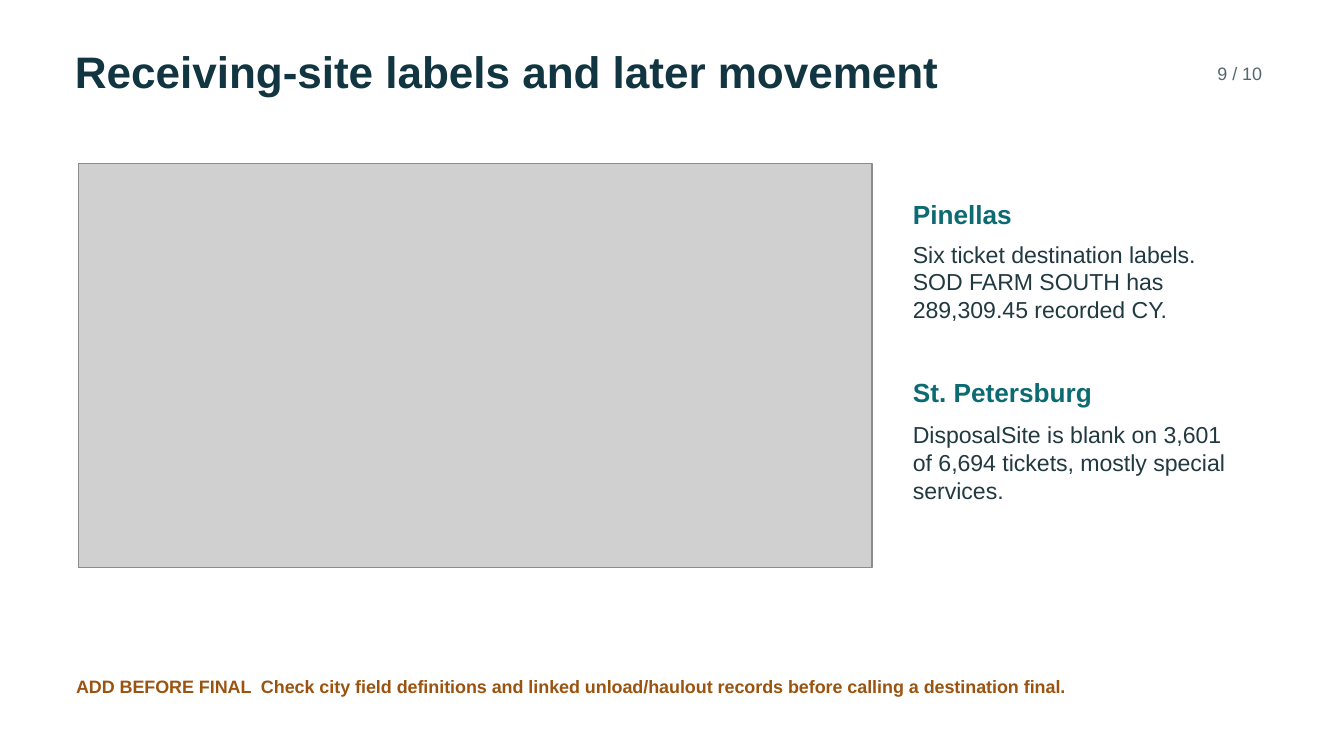
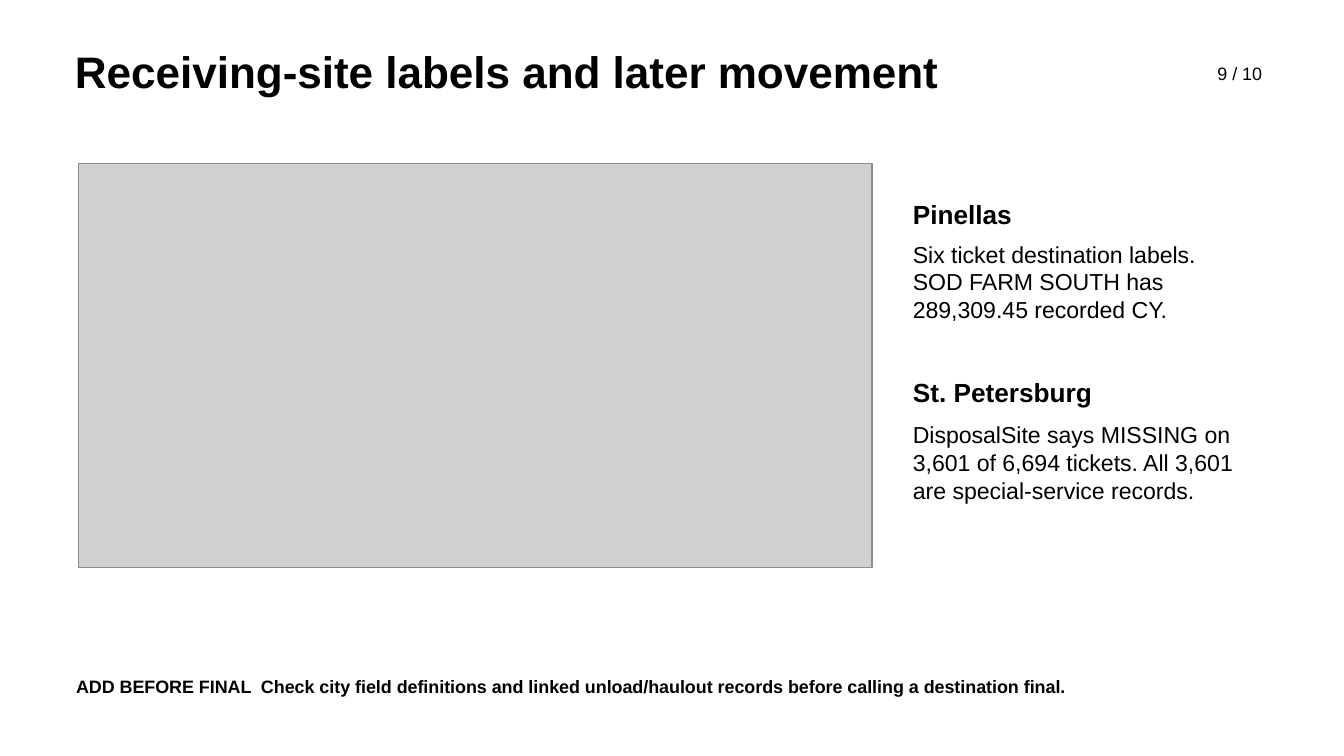
Before and after one commit to m-ark-han/Ticket-Data-Visualizations, a slide deck: slide 9 of presentation/DebrisInsight_full_draft.pptx. Drawn at 1344x756 pixels with LibreOffice and Linux fonts; fonts in the diff are those of the drawing; grey boxes stand for pictures. Boxes give left, top, right and bottom in pixels: in the first picture for what was removed or moved away, otherwise in the second. Text is boxed around its words. In the diff, an @@ line names an element or a change of style, - is before the commit and + after.

Commit message:
Switch presentation draft to black text

```diff
--- a/presentation/DebrisInsight_full_draft.pptx
+++ b/presentation/DebrisInsight_full_draft.pptx
@@ text "Receiving-site labels and later movement" at (75, 56, 938, 97): text colour #113541 to #000000 @@
@@ text "9 / 10" at (1217, 67, 1262, 80): text colour #53676D to #000000 @@
@@ text "Pinellas" at (913, 205, 1012, 225): text colour #0C6B72 to #000000 @@
@@ text "Six ticket destination labels. SOD ..." at (913, 246, 1196, 321): text colour #213940 to #000000 @@
@@ text "St. Petersburg" at (913, 383, 1092, 408): text colour #0C6B72 to #000000 @@
@@ text at (913, 426, 1233, 504): text changed; text colour #213940 to #000000 @@
-DisposalSite is blank on 3,601 of 6,694 tickets, mostly special services.
+DisposalSite says MISSING on 3,601 of 6,694 tickets. All 3,601 are special-service records.
@@ text "ADD BEFORE FINAL Check city ..." at (76, 680, 1066, 697): text colour #9B5310 to #000000 @@
```
Also in this commit, not shown: 9 other slides changed.
